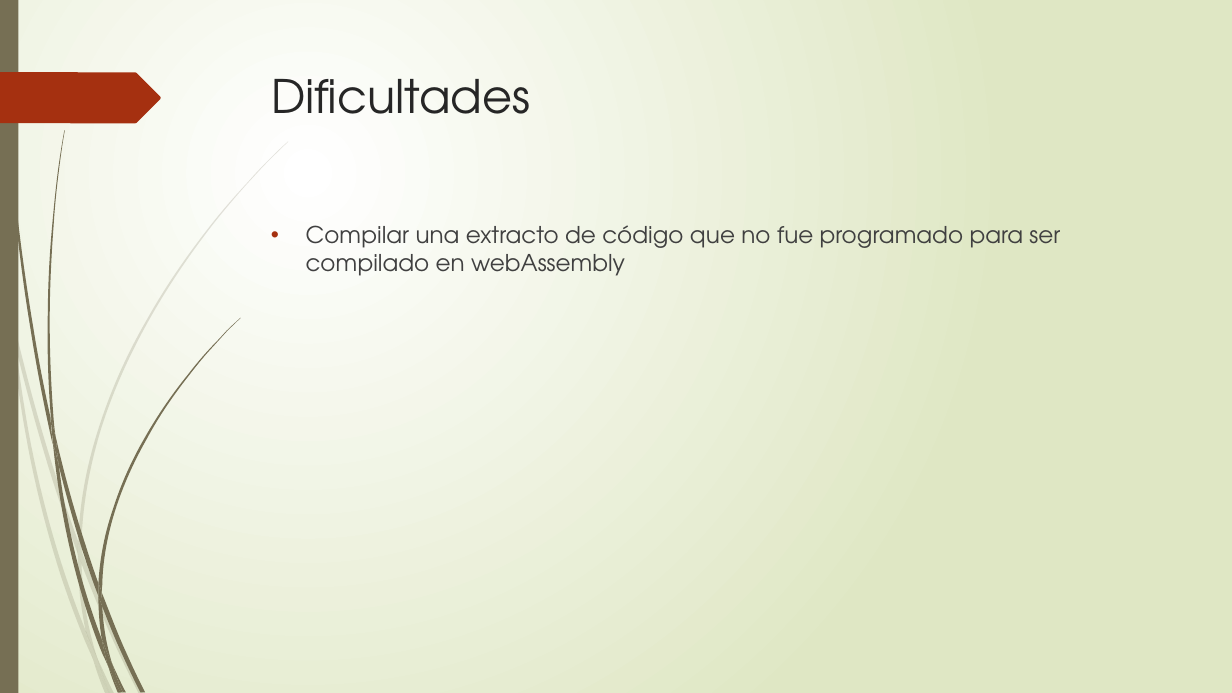
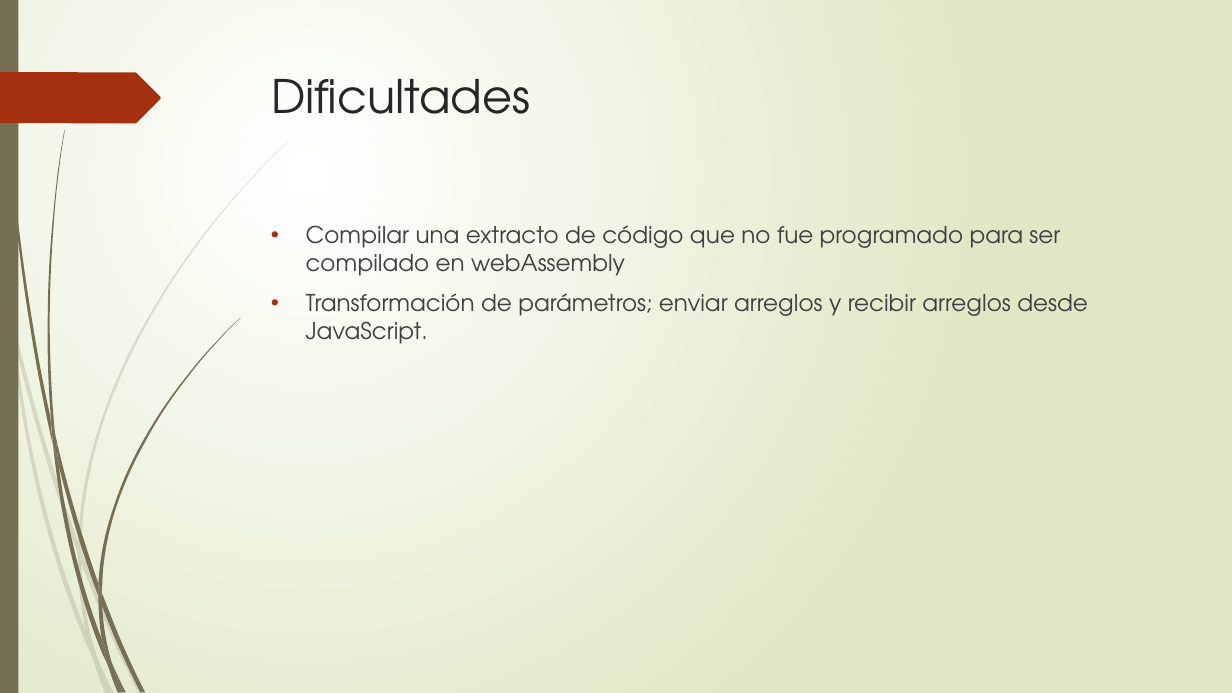
Before and after one commit to iic3585-2019/wasm-fibonacci-g2, a slide deck: slide 7 of web_webassembly.pptx. Drawn at 1232x693 pixels with LibreOffice and Linux fonts; fonts in the diff are those of the drawing. Boxes give left, top, right and bottom in pixels: in the first picture for what was removed or moved away, otherwise in the second. Text is boxed around its words. In the diff, an @@ line names an element or a change of style, - is before the commit and + after.

Commit message:
ppt update

```diff
--- a/web_webassembly.pptx
+++ b/web_webassembly.pptx
@@ text at (306, 293, 1088, 344): paragraph added @@
+• Transformación de parámetros; enviar arreglos y recibir arreglos desde JavaScript.
```
